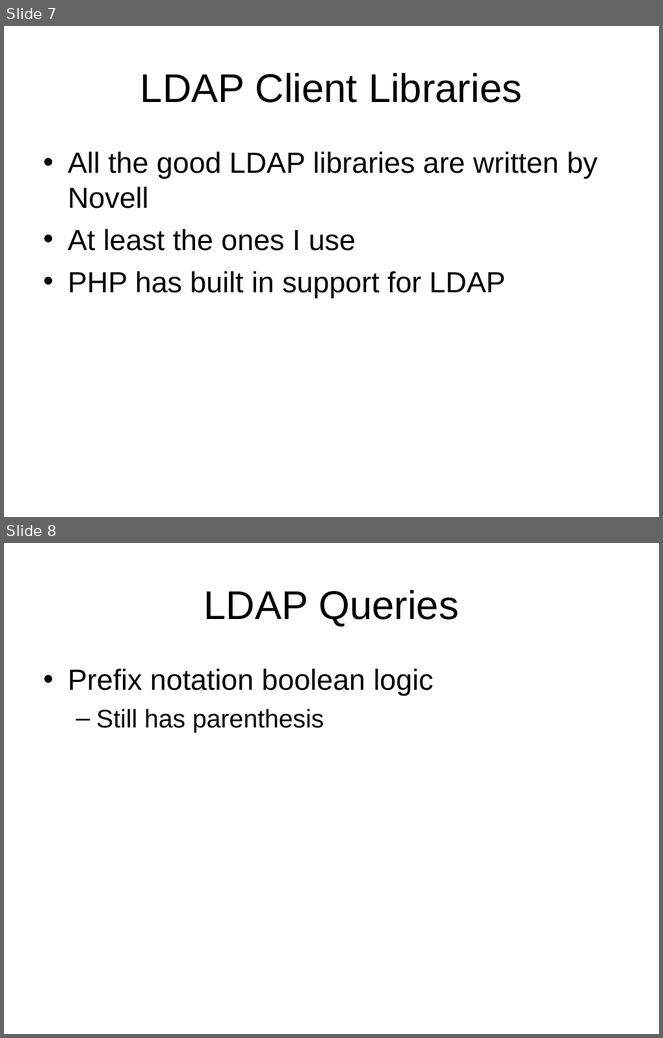
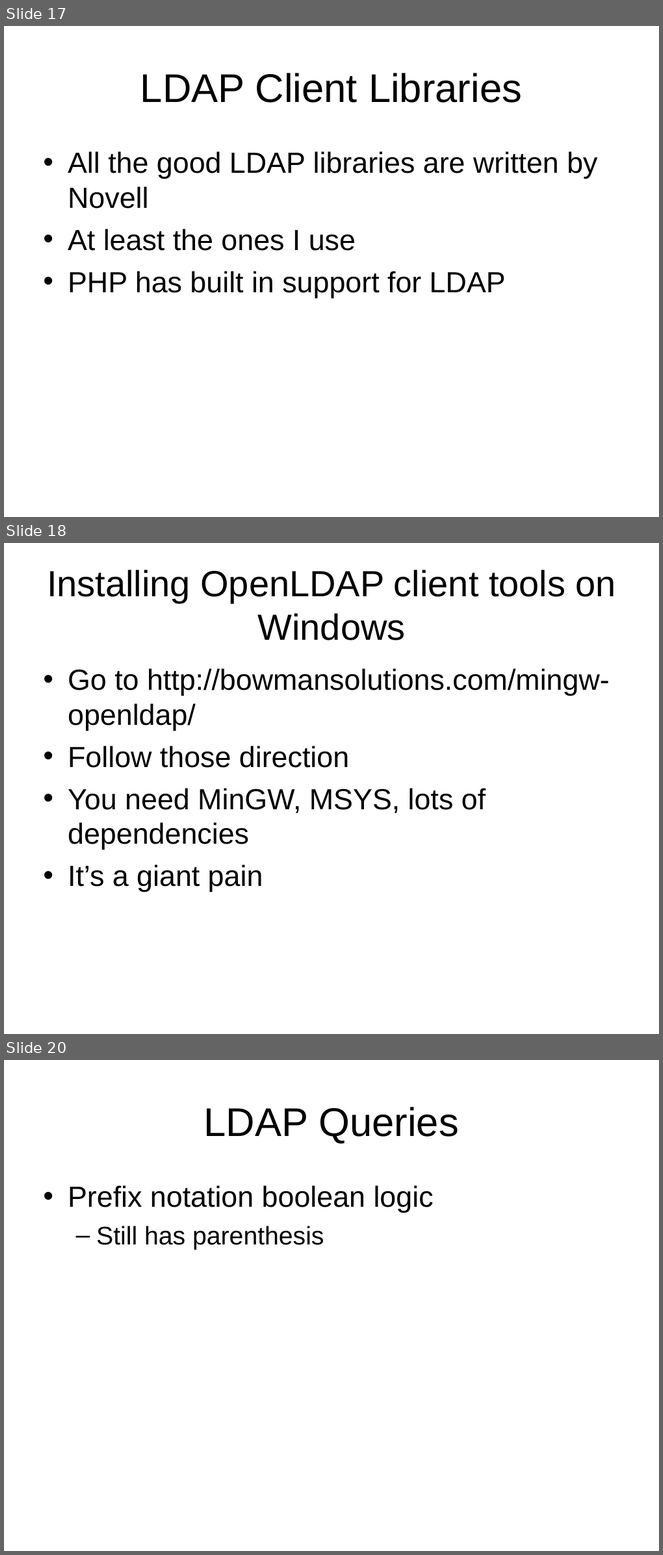
Before and after one commit to LIPHP/LDAP-Talk, a slide deck: Docs/LIPHP-Using LDAP with PHP.ppt. Shown one above the other, each under a label of ours: slides 7 and 8 before the commit, slides 17, 18 and 20 after it; the slides between them are not shown. The pictures are 663x1038 and 663x1555 pixels, drawn with LibreOffice and Linux fonts; fonts in the diff are those of the drawing. Boxes give left, top, right and bottom in pixels: in the first picture for what was removed or moved away, otherwise in the second. Text is boxed around its words. In the diff, an @@ line names an element or a change of style, - is before the commit and + after.

```diff
--- a/Docs/LIPHP-Using LDAP with PHP.ppt
+++ b/Docs/LIPHP-Using LDAP with PHP.ppt
@@ slide 18 added at (4, 543, 659, 1034), background #FFFFFF @@
@@ title added at (47, 570, 616, 641), 40 pt, text #000000 @@
+Installing OpenLDAP client tools on Windows
@@ text added at (68, 668, 610, 892), 32 pt, text #000000 @@
+• Go to http://bowmansolutions.com/mingw-openldap/
+• Follow those direction
+• You need MinGW, MSYS, lots of dependencies
+• It’s a giant pain
@@ what was slide 7 is now slide 17 @@
@@ what was slide 8 is now slide 20 @@
```
Also in this commit, not shown: 11 other slides added.
